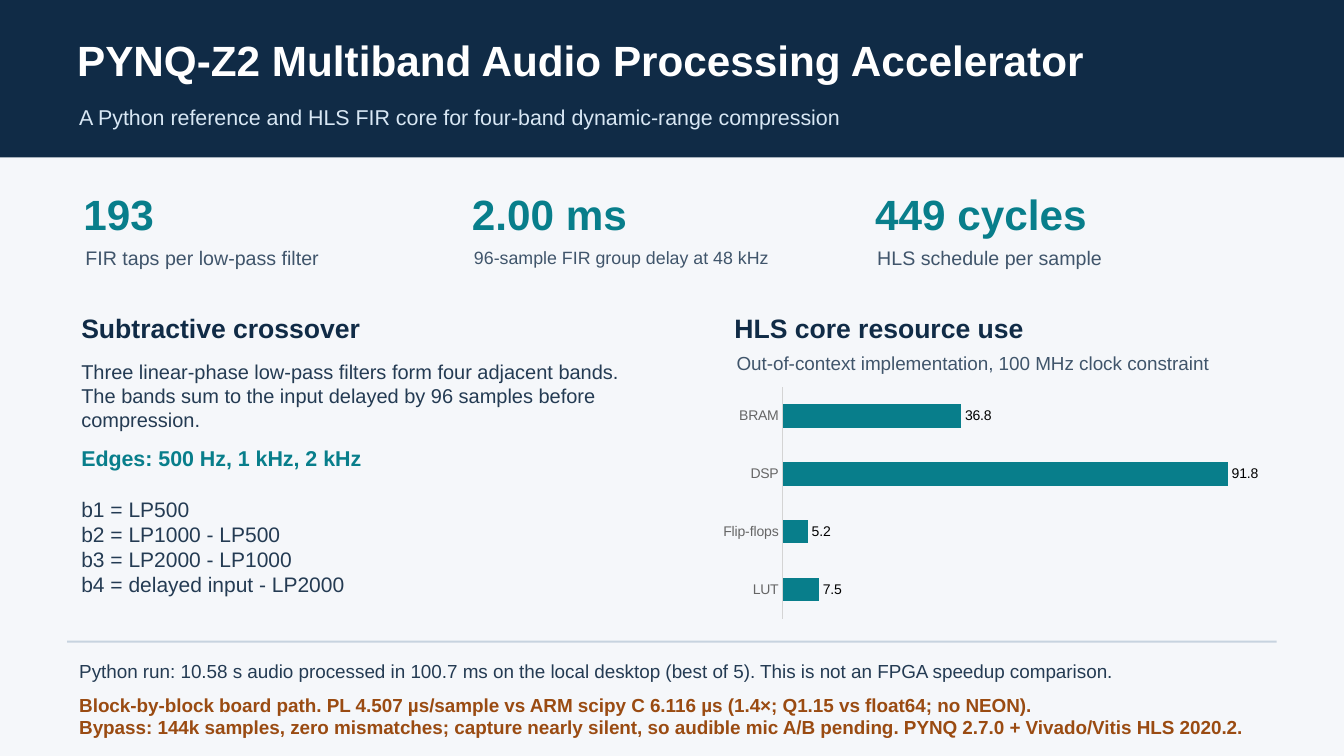
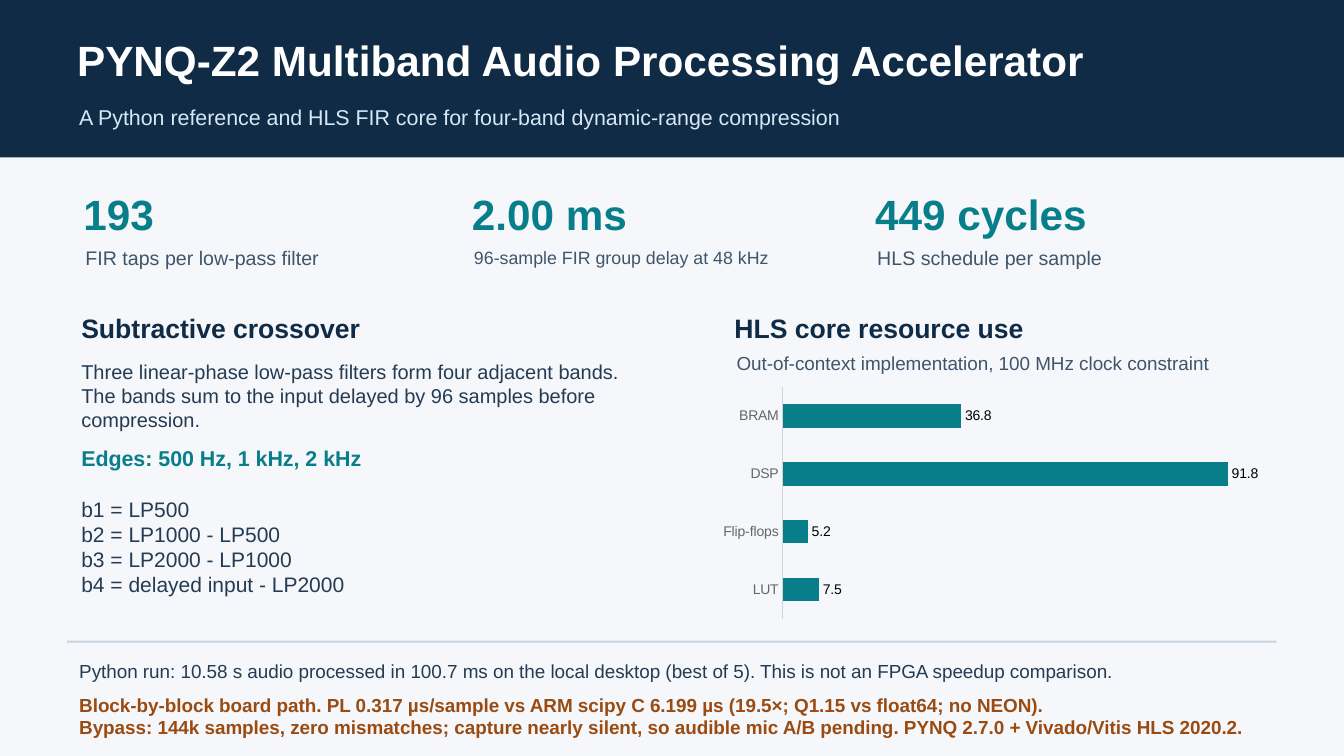
Before and after one commit to JR0425/pynq-multiband-audio-accel, a slide deck: slide 1 of report/poster_en/pynq_multiband_audio_poster_v2.pptx. Drawn at 1344x756 pixels with LibreOffice and Linux fonts; fonts in the diff are those of the drawing. Boxes give left, top, right and bottom in pixels: in the first picture for what was removed or moved away, otherwise in the second. Text is boxed around its words. In the diff, an @@ line names an element or a change of style, - is before the commit and + after.

```diff
--- a/report/poster_en/pynq_multiband_audio_poster_v2.pptx
+++ b/report/poster_en/pynq_multiband_audio_poster_v2.pptx
@@ text at (79,698,1043,716): text changed @@
-Block-by-block board path. PL 4.507 µs/sample vs ARM scipy C 6.116 µs (1.4×; Q1.15 vs float64; no NEON).
+Block-by-block board path. PL 0.317 µs/sample vs ARM scipy C 6.199 µs (19.5×; Q1.15 vs float64; no NEON).
```
Also in this commit, not shown: 12 other files.
